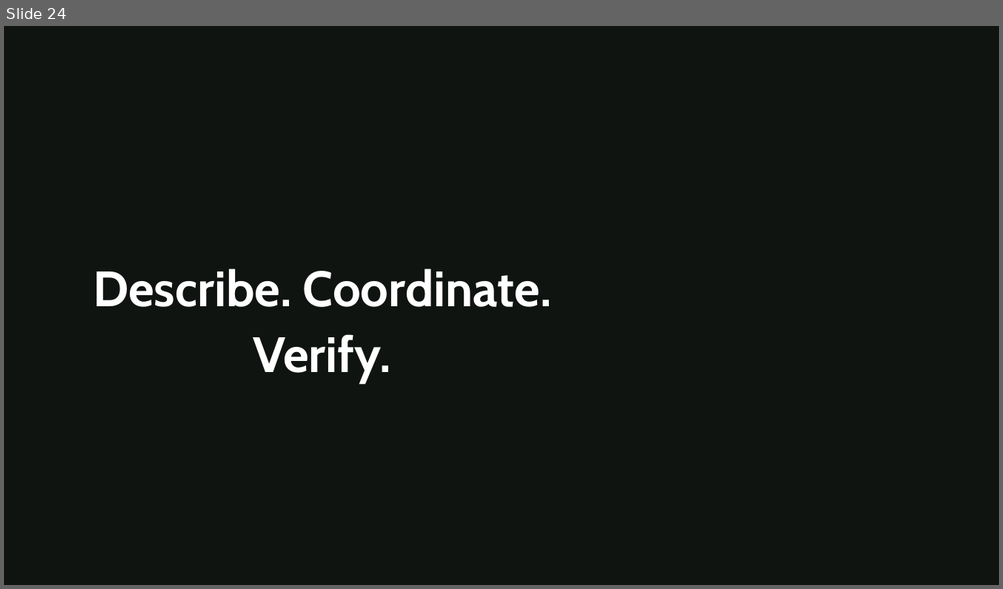
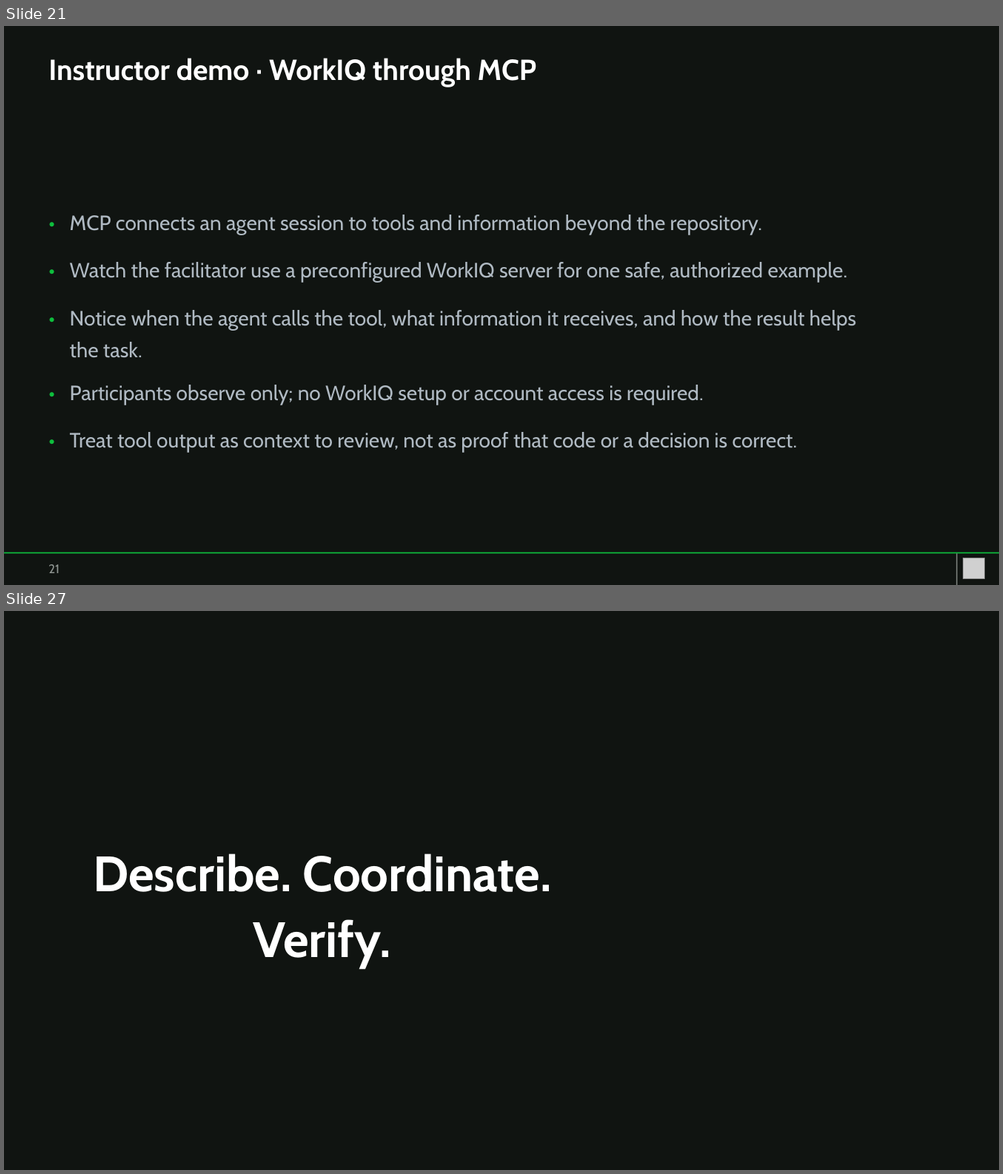
Before and after one commit to YXSSXR-9/copilot-app-for-beginners, a slide deck: workshop/copilot-app-book-app-workshop.pptx. Shown one above the other, each under a label of ours: slide 24 before the commit, slides 21 and 27 after it; the slides between them are not shown. The pictures are 1003x589 and 1003x1174 pixels, drawn with LibreOffice and Linux fonts; fonts in the diff are those of the drawing; grey boxes stand for pictures; background and template pictures are left out; a plain dark background stands for a picture behind light text. Boxes give left, top, right and bottom in pixels: in the first picture for what was removed or moved away, otherwise in the second. Text is boxed around its words. In the diff, an @@ line names an element or a change of style, - is before the commit and + after.

```diff
--- a/workshop/copilot-app-book-app-workshop.pptx
+++ b/workshop/copilot-app-book-app-workshop.pptx
@@ slide 21 added at (4, 26, 999, 585), background #FFFFFF @@
@@ rectangle added at (4, 26, 999, 585), fill #101411 @@
@@ text added at (48, 58, 537, 87), 28 pt, text #FFFFFF, bold @@
+Instructor demo · WorkIQ through MCP
@@ text added at (48, 202, 62, 229), 20 pt, text #0EBE3D @@
+•
@@ text added at (70, 215, 762, 235), 20 pt, text #B0BAC3 @@
+MCP connects an agent session to tools and information beyond the repository.
@@ text added at (48, 249, 62, 277), 20 pt, text #0EBE3D @@
+•
@@ text added at (70, 262, 848, 283), 20 pt, text #B0BAC3 @@
+Watch the facilitator use a preconfigured WorkIQ server for one safe, authorized example.
@@ text added at (48, 298, 62, 324), 20 pt, text #0EBE3D @@
+•
@@ text added at (70, 310, 856, 358), 20 pt, text #B0BAC3 @@
+Notice when the agent calls the tool, what information it receives, and how the result helps
+the task.
@@ text added at (48, 373, 62, 400), 20 pt, text #0EBE3D @@
+•
@@ text added at (70, 385, 703, 405), 20 pt, text #B0BAC3 @@
+Participants observe only; no WorkIQ setup or account access is required.
@@ text added at (48, 420, 62, 448), 20 pt, text #0EBE3D @@
+•
@@ text added at (70, 432, 797, 453), 20 pt, text #B0BAC3 @@
+Treat tool output as context to review, not as proof that code or a decision is correct.
@@ rectangle added at (4, 553, 999, 554), fill #0EBE3D @@
@@ rectangle added at (956, 554, 957, 585), fill #909692 @@
@@ text added at (48, 565, 60, 574), 12 pt, text #909692 @@
+21
@@ picture added at (963, 559, 984, 580) @@
@@ what was slide 24 is now slide 27 @@
```
Also in this commit, not shown: 20 slides changed, 4 other slides added, 2 slides removed, 48 other files.
